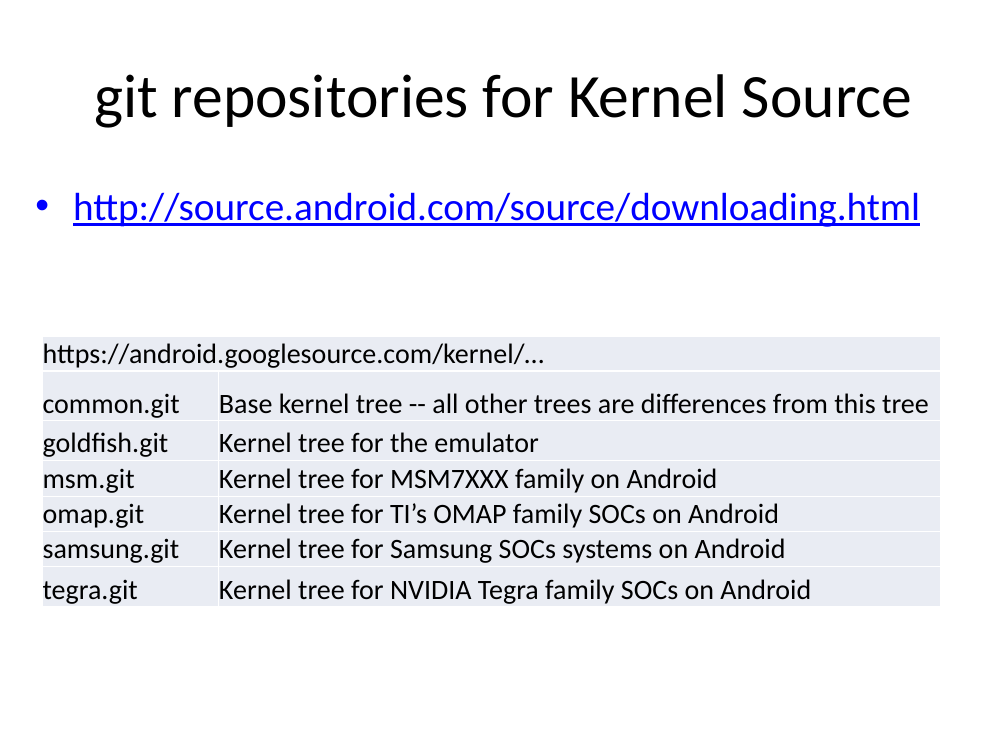
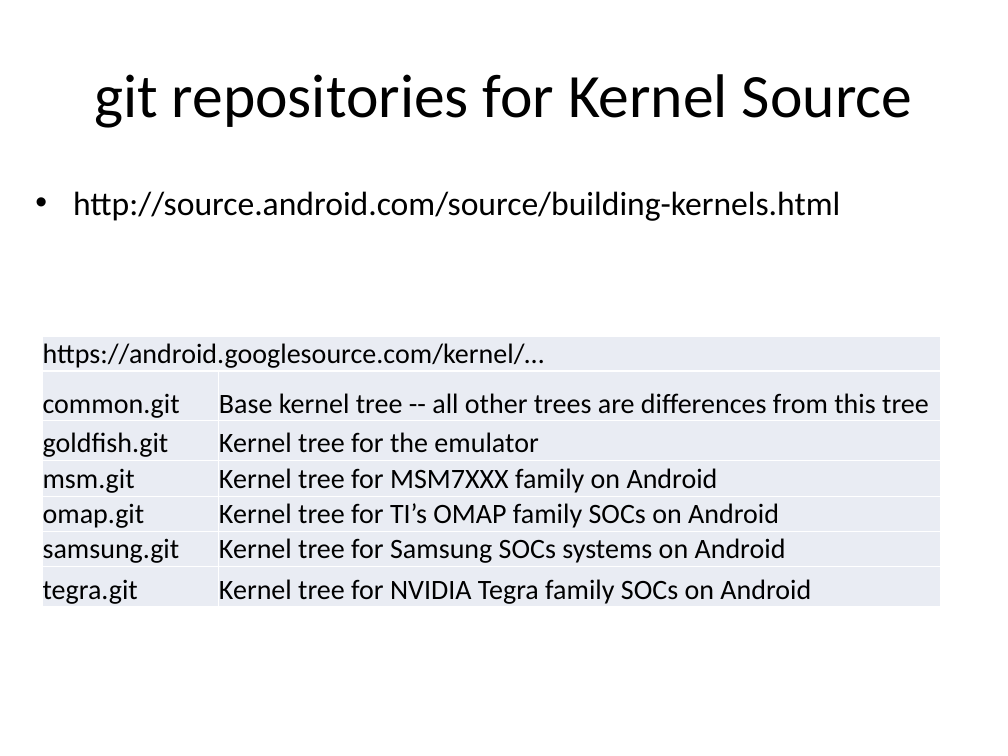
Before and after one commit to thenewcircle/internals-2012-07-09, a slide deck: slide 11 of docs/02-android-stack.pptx. Drawn at 1008x756 pixels with LibreOffice and Linux fonts; fonts in the diff are those of the drawing. Boxes give left, top, right and bottom in pixels: in the first picture for what was removed or moved away, otherwise in the second. Text is boxed around its words. In the diff, an @@ line names an element or a change of style, - is before the commit and + after.

```diff
--- a/docs/02-android-stack.pptx
+++ b/docs/02-android-stack.pptx
@@ text at <box>73,191,840,221</box>: text changed; size 28 to 24 pt; text colour #0000FF to #000000 @@
-• http://source.android.com/source/downloading.html
+• http://source.android.com/source/building-kernels.html
```
Also in this commit, not shown: 1 other slide changed, 1 other file.
